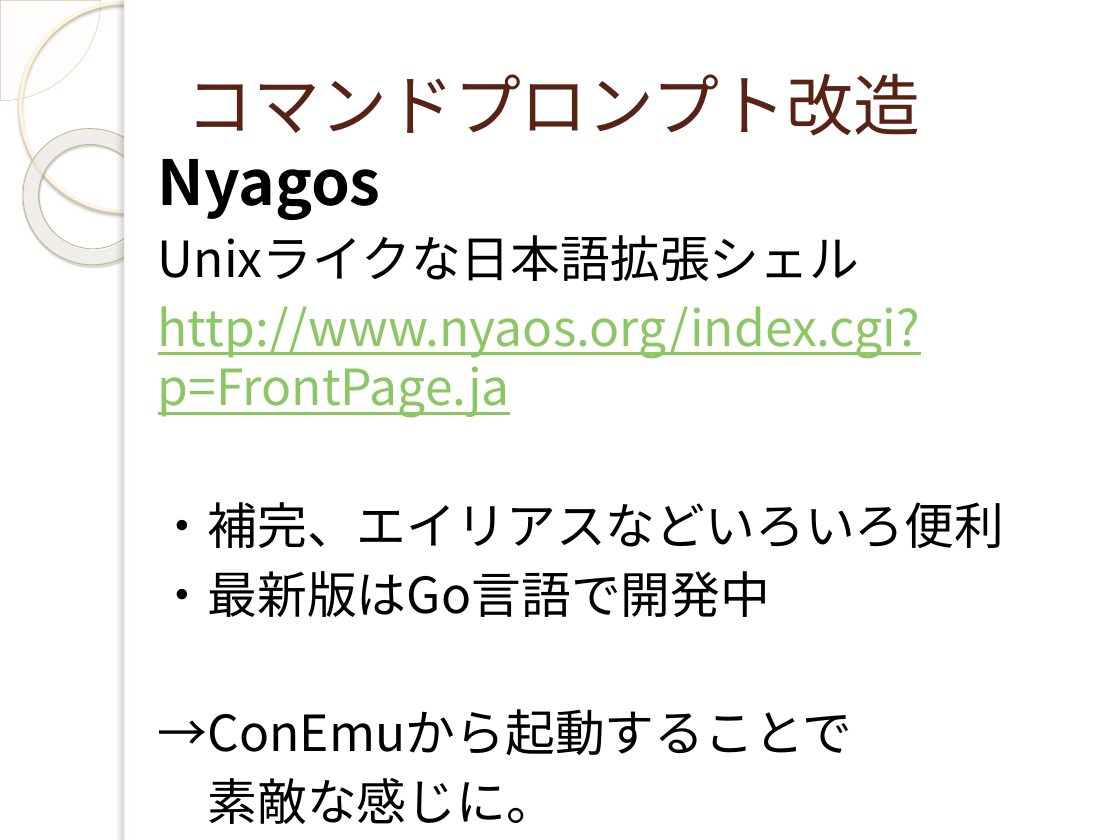
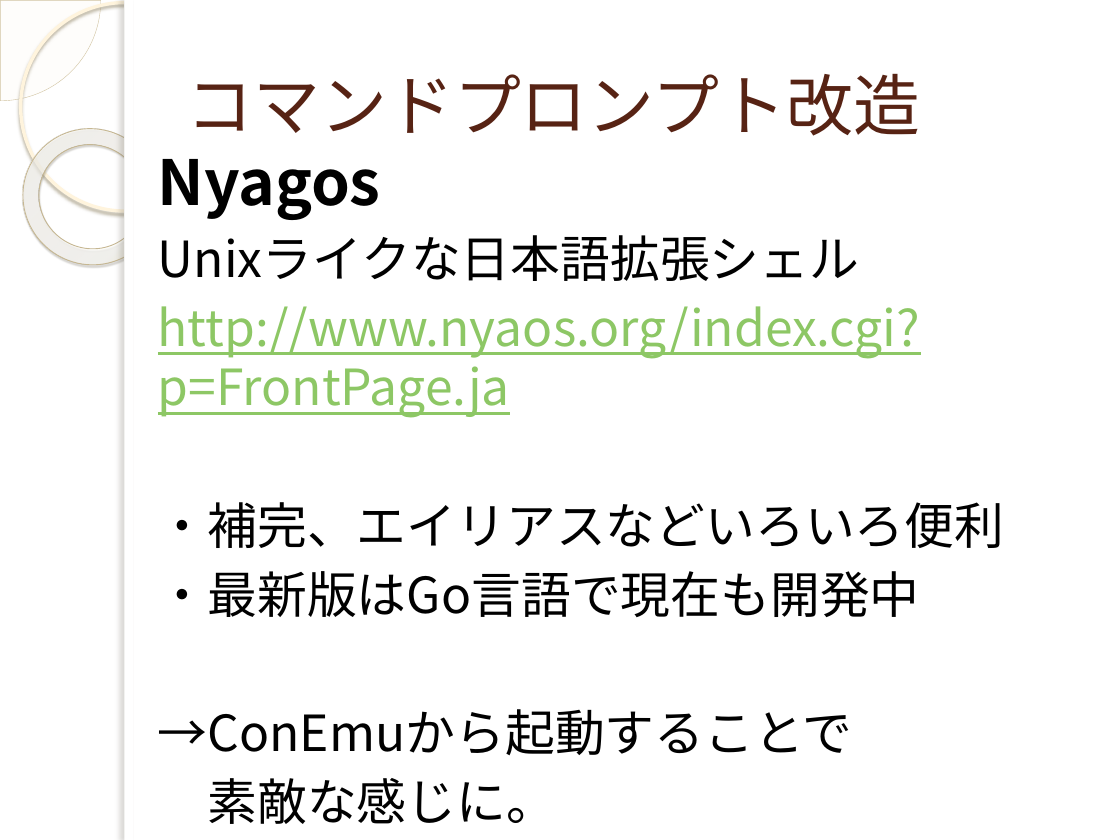
Before and after one commit to yuridonus/FEstudy, a slide deck: slide 12 of vimmer.pptx. Drawn at 1120x840 pixels with LibreOffice and Linux fonts; fonts in the diff are those of the drawing; background and template pictures are left out. Boxes give left, top, right and bottom in pixels: in the first picture for what was removed or moved away, otherwise in the second. Text is boxed around its words. In the diff, an @@ line names an element or a change of style, - is before the commit and + after.

```diff
--- a/vimmer.pptx
+++ b/vimmer.pptx
@@ text at box(158, 571, 920, 617): text changed @@
-・最新版はGo言語で開発中
+・最新版はGo言語で現在も開発中
```
Also in this commit, not shown: 5 other slides changed, 8 slides added, 2 slides removed.
